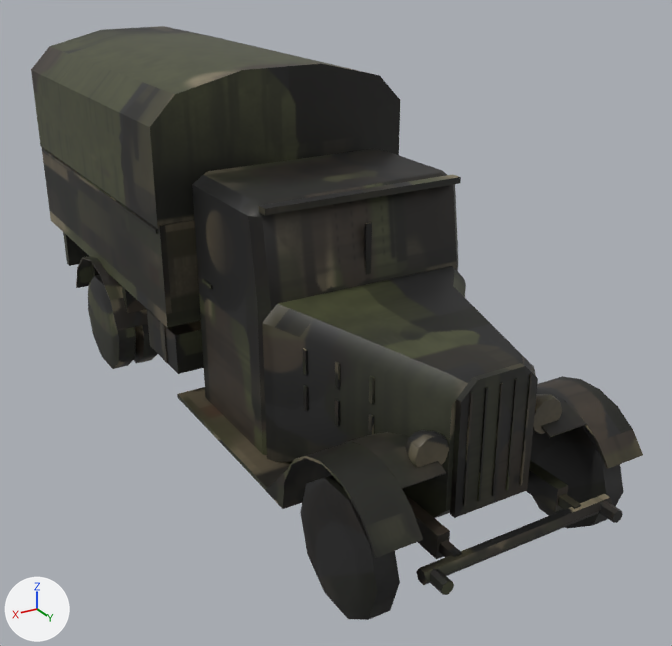
The FBX model models/PF621L/PF621L_MID.fbx: old version first, new version second.
One viewpoint serves both versions: a camera (50 mm lens) standing at (2.99, 5.67, 3.49) and looking at (-0.23, 0.3, 0.8). The axes (+X, +Y, +Z) are drawn at lower left. The lights are the same throughout. The first picture is the older version. Vertices at exactly the same position are counted once.

In view in the first picture: 'Chassis', 'Roue_02', 'Roue_Droite_01', 'Roue_Gauche_01'.
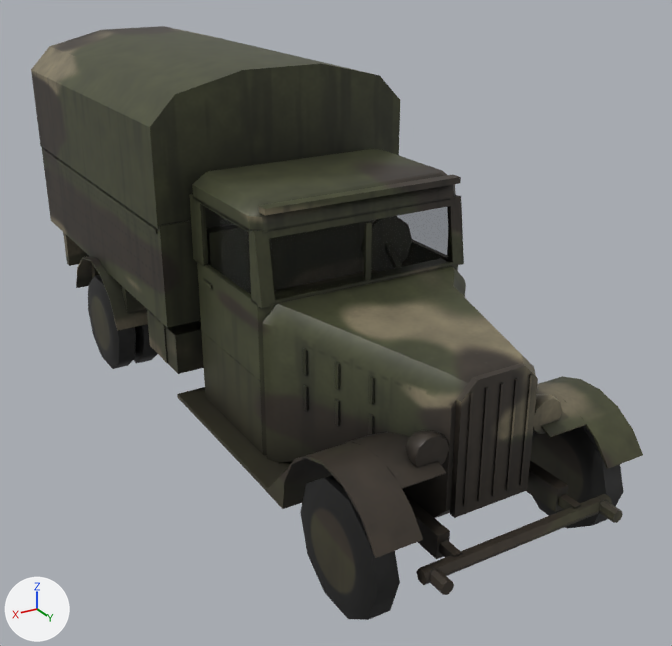
Edits to the bpy script that builds the scene:
```text
Add mat_m_vitre:
    mat_m_vitre = principled_material('M_Vitre')
    mat_m_vitre.base_color = (0.0, 0.0, 0.0)  # black #000000
    mat_m_vitre.roughness = 0.05
    mat_m_vitre.alpha = 0.298
Change me_chassis:
    used by ob_chassis; location = (0.0, 0.0, 0.0)
    remove me_chassis.from_pydata(...)  # 726 vertices, 516 faces; spans x -1.01..1.01, y -2.93..2.75, z 0.34..2.6
    add me_chassis.from_pydata(...)  # 934 vertices, 680 faces; spans x -1.01..1.01, y -2.93..2.75, z 0.34..2.6
    me_chassis part 1: a new loose piece, a box spanning x -0.69..0.69, y 0.13..0.23, z 1.12..1.62, in mat_m_tk (picture img_pf621l_mid_png)
    me_chassis part 2: 148 vertices added at x -0.75..0.75, y 0.07..1.09, z 0.9..1.85
    me_chassis part 3: 498 kept faces spanning x -1.01..1.01, y -2.93..2.75, z 0.34..2.6 get new texture (UV) coordinates
    other edits to the shape of me_chassis do not show in these pictures
    add me_chassis.materials.append(mat_m_vitre)  # black #000000
```

Boxes [x1, y1, x2, y2] around the edits, measured in the pictures (672 x 646 px):
part 1 of me_chassis, added (mostly hidden)
    after: [359, 221, 367, 271]
part 2 of me_chassis, added
    after: [189, 184, 464, 455]
part 3 of me_chassis, surface changed
    both: [31, 28, 636, 591]
